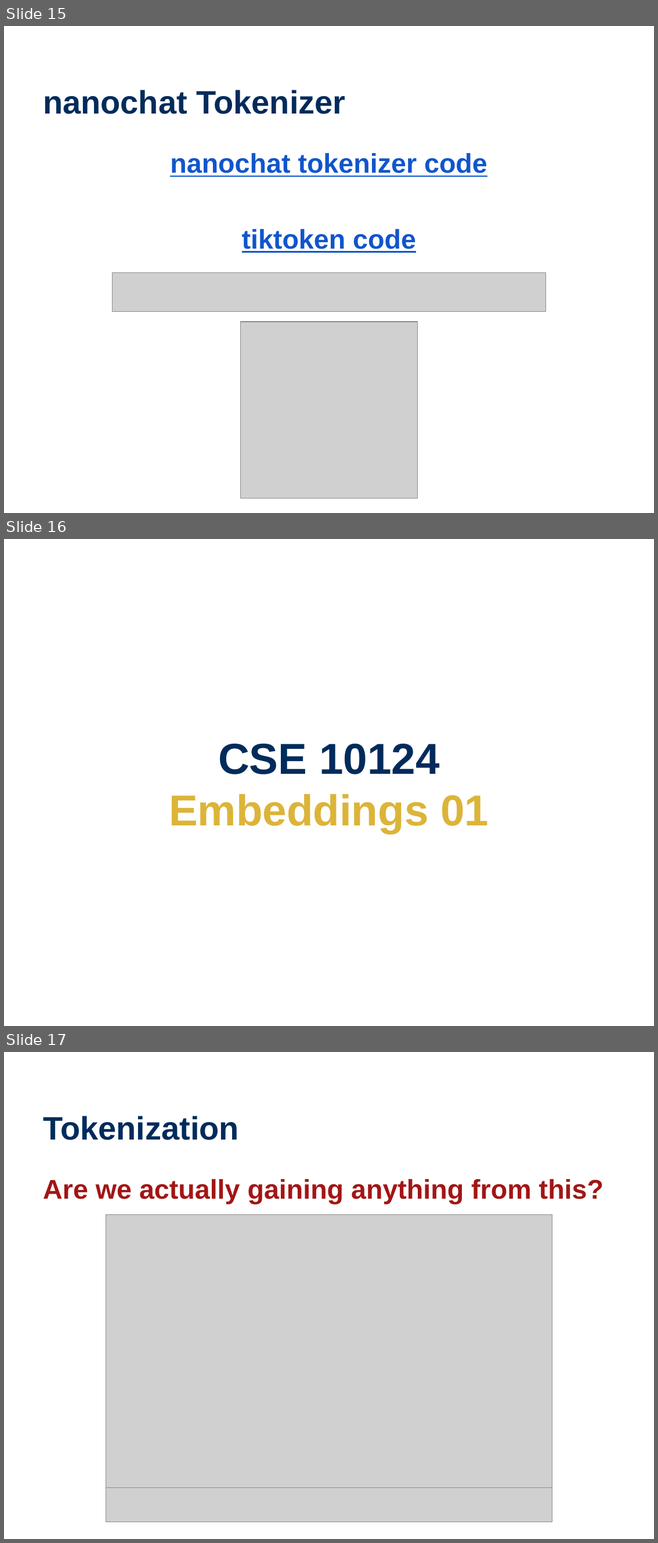
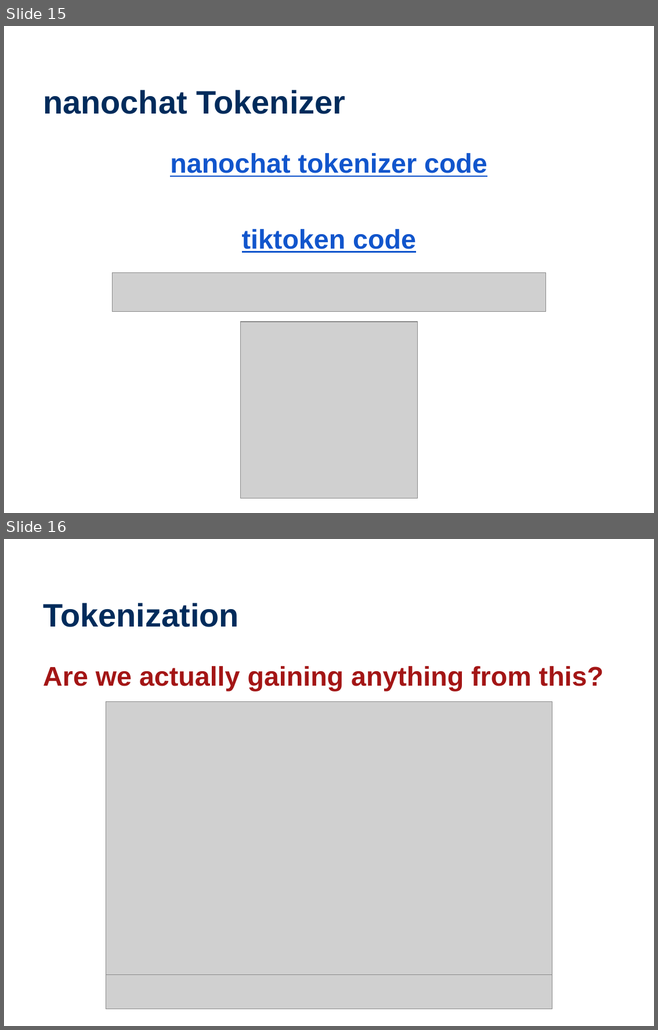
Before and after one commit to wtheisen/nd-cse-10124-lectures, a slide deck: Blank/Lecture_05_ Tokenization_03.pptx. Shown one above the other, each under a label of ours: slides 15, 16 and 17 before the commit, slides 15 and 16 after it. The pictures are 658x1543 and 658x1030 pixels, drawn with LibreOffice and Linux fonts; fonts in the diff are those of the drawing; grey boxes stand for pictures. Boxes give left, top, right and bottom in pixels: in the first picture for what was removed or moved away, otherwise in the second. Text is boxed around its words. In the diff, an @@ line names an element or a change of style, - is before the commit and + after.

Commit message:
WTF

```diff
--- a/Blank/Lecture_05_ Tokenization_03.pptx
+++ b/Blank/Lecture_05_ Tokenization_03.pptx
@@ slide 16 removed at bbox=[4, 539, 654, 1026], background #FFFFFF @@
@@ title removed at bbox=[169, 744, 488, 834] @@
-CSE 10124
-Embeddings 01
@@ what was slide 17 is now slide 16 @@
```
Also in this commit, not shown: 7 other slides removed.
